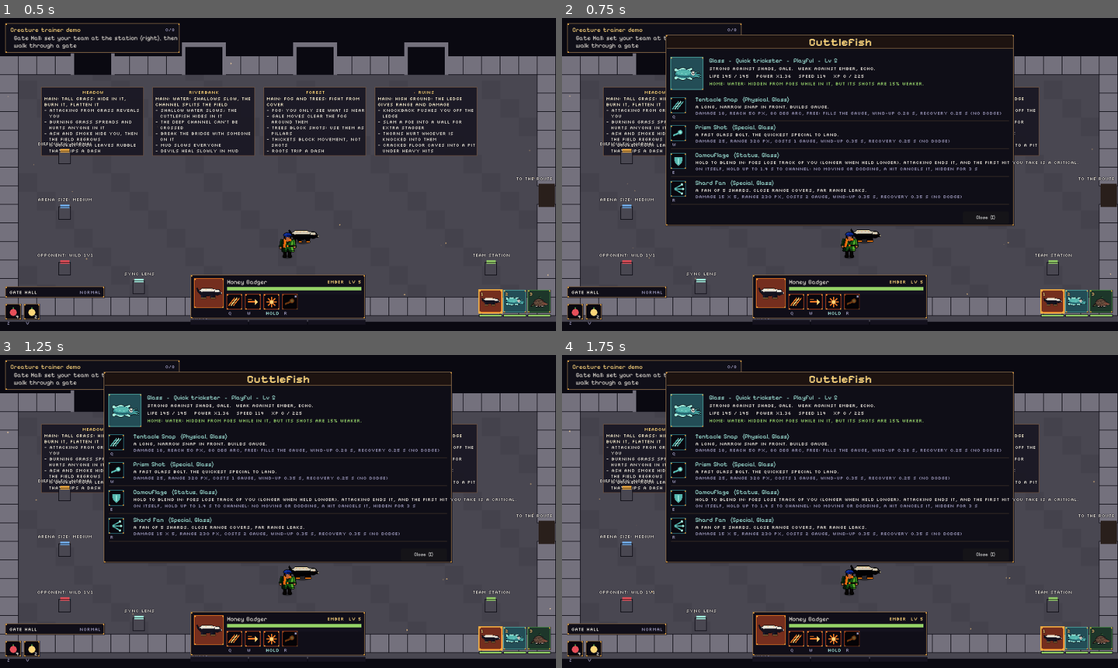
Above: before the commit, frames 1-4 (two rows, left to right).
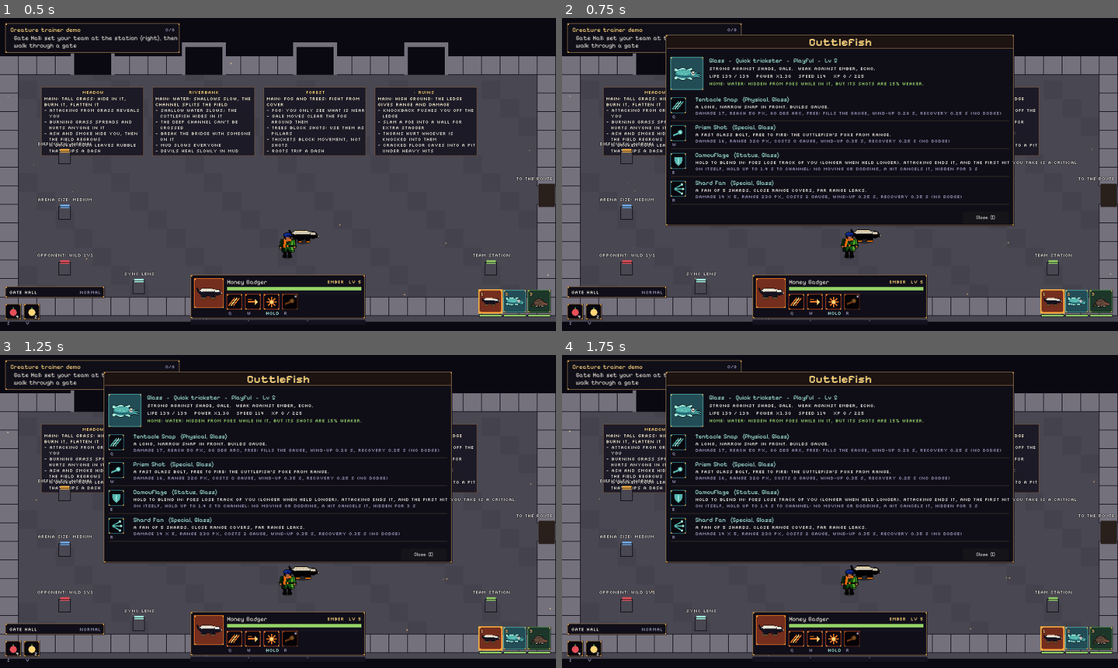
Above: after the commit, the same moments.

Repository: qmkDuran/my-own-art
Game: Godot game, scene res://scenes/tamer.tscn
Same seed, same stepped clock (60 frames per second), same inputs: the game is played once before the commit and once after it.
Inputs (mouse positions are in pixels of both pictures, inside the frame that each line leads up to):
- Up to frame 1 (0.5 s): no input
- Up to frame 2 (0.75 s): tap Enter at 0.5 s; drag from (1079, 309) to (895, 105) at 0.52 s
- Up to frame 3 (1.25 s): no input
- Up to frame 4 (1.75 s): tap Space (dash) at 1.25 s; drag from (728, 527) to (812, 574) at 1.27 s

Frame 1 is identical in both runs. In frame 2, 0.2% of the frame differs, in the area x 28-60%, y 18-58%; in frame 3, 0.2%; in frame 4, 0.2%.

Commit message:
Balance tune with the bot; crisp arena camera
Data-only tuning toward the targets (Normal 40-60% per creature): brawlers
(badger, devil) toned down, the wolf and kiters raised; the aye-aye and
cuttlefish get a free ranged poke so kiting works; the aye-aye uses its finger
lunge to build gauge; flankers circle wide enough to dash and come back
sooner; Harden and Camouflage trimmed; Hard tier decides faster and wastes
less time baiting. An element advantage no longer fills stagger faster (x1.3
damage stays). The AI no longer freezes for its reaction time when you wind
up (only its dodge waits), which had let brawlers stun-lock everyone.

The balance run is now parallel (tools/tamer_balance.sh, four shards, every
ordered pair in every arena, N rounds) with tools/balance_report.py writing
before/after tables and the outliers into TAMER_NOTES.md. Arenas are 22x11
and 27x13 so both fit at a whole-pixel zoom, snapped to the window's pixel
scale.

Co-Authored-By: Claude Opus 5.5 <noreply@anthropic.com>
Claude-Session: https://claude.ai/code/session_01YABBJVPWvaqtn34m5VQVCp

Diff:
--- a/game/data/tamer/arenas.json
+++ b/game/data/tamer/arenas.json
@@ -451,12 +451,12 @@
  },
  "sizes": {
   "medium": [
-   24,
-   12
+   22,
+   11
   ],
   "large": [
-   32,
-   16
+   27,
+   13
   ]
  }
 }
--- a/game/data/tamer/effects.json
+++ b/game/data/tamer/effects.json
@@ -2,12 +2,67 @@
  "_doc": "Buffs (on yourself) and debuffs (on the foe) from status moves. Every one has a cost (tit for tat; BATTLE_IDE …(420 unchanged characters)…
  "hit_drain": 1.0,
  "effects": {
-  "weakened": {"name": "Weakened", "kind": "debuff", "time": 6.0, "dealt": -0.3, "color": "rose", "icon": "slash"},
-  "rattled": {"name": "Rattled", "kind": "debuff", "time": 6.0, "taken": 0.3, "color": "violet_lt", "icon": "burst"},
-  "hardened": {"name": "Hardened", "kind": "buff", "time": 5.0, "taken": -0.5, "speed_flat": 0.5, "no_dodge": true, "color": "leaf_lt", "icon": "shield"},
-  "sprint": {"name": "Sprint", "kind": "buff", "time": 4.0, "speed": 0.6, "then": "lethargy", "color": "bone", "icon": "dash"},
-  "lethargy": {"name": "Lethargy", "kind": "debuff", "time": 4.0, "speed_flat": 0.7, "color": "mist", "icon": "spin"},
-  "berserk": {"name": "Berserk", "kind": "buff", "time": 6.0, "dealt": 0.5, "taken": 0.5, "color": "blood", "icon": "star"},
-  "hidden": {"name": "Hidden", "kind": "buff", "time": 3.0, "time_extra": 3.0, "hidden": true, "crit_first": true, "color": "glint", "icon": "shield"}
+  "weakened": {
+   "name": "Weakened",
+   "kind": "debuff",
+   "time": 6.0,
+   "dealt": -0.3,
+   "color": "rose",
+   "icon": "slash"
+  },
+  "rattled": {
+   "name": "Rattled",
+   "kind": "debuff",
+   "time": 6.0,
+   "taken": 0.3,
+   "color": "violet_lt",
+   "icon": "burst"
+  },
+  "hardened": {
+   "name": "Hardened",
+   "kind": "buff",
+   "time": 5.0,
+   "taken": -0.4,
+   "speed_flat": 0.5,
+   "no_dodge": true,
+   "color": "leaf_lt",
+   "icon": "shield"
+  },
+  "sprint": {
+   "name": "Sprint",
+   "kind": "buff",
+   "time": 4.0,
+   "speed": 0.6,
+   "then": "lethargy",
+   "color": "bone",
+   "icon": "dash"
+  },
+  "lethargy": {
+   "name": "Lethargy",
+   "kind": "debuff",
+   "time": 4.0,
+   "speed_flat": 0.7,
+   "color": "mist",
+   "icon": "spin"
+  },
+  "berserk": {
+   "name": "Berserk",
+   "kind": "buff",
+   "time": 6.0,
+   "dealt": 0.5,
+   "taken": 0.5,
+   "color": "blood",
+   "icon": "star"
+  },
+  "hidden": {
+   "name": "Hidden",
+   "kind": "buff",
+   "time": 3.0,
+   "time_extra": 1.5,
+   "hidden": true,
+   "crit_first": true,
+   "color": "glint",
+   "icon": "shield"
+  }
  }
 }
--- a/game/data/tamer/moves.json
+++ b/game/data/tamer/moves.json
@@ -1,5 +1,5 @@
 {
- "_doc": "Creature moves. type: physical (close, builds gauge), special (a skillshot that costs `cost` gauge segments; it travels and can miss), status (HOLD …(514 unchanged characters)…
+ "_doc": "Creature moves. type: physical (close, builds gauge), special (a skillshot that costs `cost` gauge segments, or nothing for a ranged creature's poke; it travels and can miss), status (HOLD …(514 unchanged characters)…
  "moves": {
   "badger_bite": {
    "name": "Bite",
@@ -17,7 +17,7 @@
    "name": "Claw Rush",
    "type": "physical",
    "kind": "strike",
-   "damage": 15,
+   "damage": 13,
    "range": 44,
    "arc": 140,
    "knock": 10,
@@ -32,7 +32,7 @@
    "name": "Ember Pounce",
    "type": "physical",
    "kind": "lunge",
-   "damage": 22,
+   "damage": 18,
    "range": 170,
    "time": 0.26,
    "radius": 44,
@@ -162,10 +162,10 @@
    "name": "Prism Shot",
    "type": "special",
    "kind": "bolt",
-   "cost": 1,
-   "damage": 18,
+   "cost": 0,
+   "damage": 12,
    "range": 320,
-   "speed": 340,
+   "speed": 320,
    "count": 1,
    "spread": 0,
    "size": 1.2,
@@ -173,7 +173,7 @@
    "recovery": 0.25,
    "stagger": 1.2,
    "icon": "bolt",
-   "desc": "A fast glass bolt. The quickest special to land."
+   "desc": "A fast glass bolt, free to fire: the cuttlefish's poke from range."
   },
   "camouflage": {
    "name": "Camouflage",
@@ -272,7 +272,7 @@
    "name": "Tail Swipe",
    "type": "physical",
    "kind": "strike",
-   "damage": 14,
+   "damage": 12,
    "range": 50,
    "arc": 200,
    "knock": 18,
@@ -309,7 +309,7 @@
    "target": "self",
    "channel": 1.4,
    "icon": "shield",
-   "desc": "Hold to harden: takes up to half damage. Slow and unable to dodge while hardened.",
+   "desc": "Hold to harden: takes up to 40% less damage. Slow and unable to dodge while hardened.",
    "cost": 0
   },
   "vine_wall": {
@@ -379,7 +379,7 @@
    "name": "Gust Bite",
    "type": "physical",
    "kind": "strike",
-   "damage": 14,
+   "damage": 16,
    "range": 46,
    "arc": 110,
    "knock": 14,
@@ -394,7 +394,7 @@
    "name": "Wind Dash",
    "type": "physical",
    "kind": "lunge",
-   "damage": 16,
+   "damage": 24,
    "range": 220,
    "time": 0.22,
    "radius": 32,
@@ -491,10 +491,10 @@
    "name": "Echo Tap",
    "type": "special",
    "kind": "bolt",
-   "cost": 1,
-   "damage": 12,
-   "range": 280,
-   "speed": 280,
+   "cost": 0,
+   "damage": 11,
+   "range": 310,
+   "speed": 340,
    "count": 2,
    "spread": 10,
    "size": 1.0,
@@ -502,7 +502,7 @@
    "recovery": 0.25,
    "stagger": 1.2,
    "icon": "bolt",
-   "desc": "Two echo bolts toward the cursor."
+   "desc": "Two quick echo bolts toward the cursor. Free: the aye-aye's poke from range."
   },
   "screech": {
    "name": "Screech",
--- a/game/data/tamer/species.json
+++ b/game/data/tamer/species.json
@@ -7,8 +7,8 @@
    "role": "Brave fighter",
    "nature": "brave",
    "stats": {
-    "life": 150,
-    "power": 1.25,
+    "life": 145,
+    "power": 0.95,
     "speed": 98,
     "radius": 11
    },
@@ -106,8 +106,8 @@
    "role": "Quick trickster",
    "nature": "playful",
    "stats": {
-    "life": 110,
-    "power": 1.1,
+    "life": 105,
+    "power": 1.05,
     "speed": 114,
     "radius": 10
    },
@@ -199,7 +199,7 @@
    "role": "Sturdy protector",
    "nature": "shy",
    "stats": {
-    "life": 195,
+    "life": 165,
     "power": 1.0,
     "speed": 88,
     "radius": 12
@@ -283,9 +283,9 @@
    "role": "Swift striker",
    "nature": "proud",
    "stats": {
-    "life": 110,
-    "power": 1.05,
-    "speed": 110,
+    "life": 165,
+    "power": 1.45,
+    "speed": 126,
     "radius": 11
    },
    "anim_fps": 9,
@@ -311,13 +311,19 @@
       "move": "wind_dash",
       "opening": 0.7,
       "reach": 220,
-      "min": 90
+      "min": 60
      },
      {
       "move": "gale_shot",
       "opening": 0.5,
       "reach": 280,
       "min": 120
+     },
+     {
+      "move": "sprint",
+      "opening": 0.2,
+      "reach": 400,
+      "min": 150
      }
     ]
    },
@@ -364,9 +370,9 @@
    "role": "Eerie caster",
    "nature": "shy",
    "stats": {
-    "life": 90,
-    "power": 1.0,
-    "speed": 91,
+    "life": 115,
+    "power": 1.1,
+    "speed": 104,
     "radius": 10
    },
    "anim_fps": 7,
@@ -389,9 +395,15 @@
       "min": 0
      },
      {
+      "move": "ghost_finger",
+      "opening": 0.5,
+      "reach": 150,
+      "min": 60
+     },
+     {
       "move": "echo_tap",
       "opening": 0.3,
-      "reach": 260,
+      "reach": 300,
       "min": 100
      },
      {
@@ -444,8 +456,8 @@
    "role": "Ferocious brawler",
    "nature": "proud",
    "stats": {
-    "life": 140,
-    "power": 1.1,
+    "life": 150,
+    "power": 1.18,
     "speed": 94,
     "radius": 11
    },
--- a/game/data/tamer/styles.json
+++ b/game/data/tamer/styles.json
@@ -11,8 +11,8 @@
   "guard_below": 0.5
  },
  "flanker": {
-  "flank": 80,
+  "flank": 110,
   "retreat": 140,
-  "retreat_time": 1.0
+  "retreat_time": 0.7
  }
 }
--- a/game/data/tamer/tamer.json
+++ b/game/data/tamer/tamer.json
@@ -231,7 +231,6 @@
   "channel_min": 0.25,
   "stagger": {
    "max_per_life": 0.6,
-   "advantage_mult": 2.0,
    "time": 3.0,
    "damage_taken": 1.5,
    "decay": 10.0,
@@ -357,10 +356,10 @@
    "deny": 0.3
   },
   "hard": {
-   "react": 0.15,
-   "dodge": 0.75,
+   "react": 0.1,
+   "dodge": 0.9,
    "lead": 1.0,
-   "cover": 0.6,
+   "cover": 0.4,
    "grass": 0.5,
    "swap_below": 0.35,
    "counter_swap": true,
@@ -368,9 +367,9 @@
    "status": 0.45,
    "channel": 1.0,
    "high_ground": 0.6,
-   "pace": 0.45,
-   "bait": 0.5,
-   "push": 0.6,
+   "pace": 0.3,
+   "bait": 0.3,
+   "push": 0.4,
    "deny": 0.9
   }
  },
@@ -485,13 +484,13 @@
   ]
  },
  "arena_view": {
-  "_doc": "Creatures render (and their bodies are) `creature_scale` times bigger in arenas. The camera fits the arena plus `margin` px; `hud` px at the bottom stay clear for the cards.",
+  "_doc": "Creatures render (and their bodies are) `creature_scale` times bigger in arenas. The camera fits the arena plus `margin` px, with `hud` px at the bottom clear for the cards, snapped down to a crisp zoom (whole screen pixels per world pixel). The arena sizes (arenas.json) are chosen so both fit at zoom 1.",
   "creature_scale": 1.5,
   "margin": [
-   70,
-   30
+   40,
+   6
   ],
-  "hud": 110
+  "hud": 100
  },
  "alpha": {
   "_doc": "Rare bigger wild creatures: drawn and built `scale` times bigger with a glow, more life and power, their signature move as an extra attack (`attack`: its tell), and better rewards (`rewards` x XP and materials). One waits on the route; the Gate Hall's switch can send one.",
--- a/game/scripts/tamer/area_switch.gd
+++ b/game/scripts/tamer/area_switch.gd
@@ -40,13 +40,15 @@
 	_fit(a.layout.rect_px())
 
 
-## Zoom so the arena and the trainers beside it fit above the cards; the view centre sits that much lower.
+## Zoom so the arena and the trainers beside it fit above the cards, snapped down to a crisp scale (a whole number of
+## screen pixels per world pixel: steps of one over the window's pixel scale); the view centre sits that much lower.
 func _fit(r: Rect2) -> void:
 	var V: Dictionary = TamerData.rule("arena_view")
 	var vp: Vector2 = g.get_viewport().get_visible_rect().size
 	var room := Vector2(vp.x, vp.y - float(V["hud"]))
 	var need: Vector2 = r.size + Vector2(float(V["margin"][0]), float(V["margin"][1])) * 2.0
-	var z: float = minf(room.x / need.x, room.y / need.y)
+	var step: float = 1.0 / maxf(1.0, roundf(g.get_viewport().get_final_transform().get_scale().x))
+	var z: float = maxf(step, floorf(minf(room.x / need.x, room.y / need.y) / step) * step)
 	g.camera.zoom = Vector2.ONE * z
 	g.view_shift = Vector2(0, float(V["hud"]) * 0.5 / z)
 
--- a/game/scripts/tamer/brains/foe_tactics.gd
+++ b/game/scripts/tamer/brains/foe_tactics.gd
@@ -18,7 +18,6 @@
 const HAZARDS: Array[int] = [ArenaLayout.F.WALL, ArenaLayout.F.ROCK, ArenaLayout.F.TREE, ArenaLayout.F.THORNS, ArenaLayout.F.PIT]
 
 var b: FoeBrain
-var _react: float = 0.0
 var _plan: Vector2 = Vector2.INF        ## a spot it is heading for (cover or grass)
 var _plan_t: float = 0.0
 var _seen_commit: bool = false
@@ -37,12 +36,9 @@
 
 ## A movement that overrides its style this frame, or Vector2.INF.
 func think(target: Creature, delta: float) -> Vector2:
-	_react -= delta
 	_plan_t -= delta
 	_baiting -= delta
 	if _dodge_windup(target):
-		return Vector2.ZERO
-	if _react > 0.0:
 		return Vector2.ZERO
 	if _plan != Vector2.INF and _plan_t > 0.0:
 		var dir: Vector2 = b.c.steer_to(_plan, delta)
@@ -64,7 +60,6 @@
 	var winding: bool = target.commit_t > 0.0
 	if winding and not _seen_commit:
 		_seen_commit = true
-		_react = float(T()["react"])
 		var baited: bool = _baiting > 0.0
 		if baited:
 			baits_dodged += 1
--- a/game/scripts/tamer/creature_combat.gd
+++ b/game/scripts/tamer/creature_combat.gd
@@ -4,7 +4,7 @@
 ## strong against the target's, never a penalty) x buffs and debuffs x the ground (home terrain, high ground), those
 ## three together capped at +40% (tamer.json "combat.bonus_cap"), x the combo step x a staggered target's weakness x
 ## a little spread. Physical hits fill the gauge (yours, or the
-## opponent's own); every hit fills the target's stagger bar (an advantage fills it faster). Then the weight of the
+## opponent's own); every hit fills the target's stagger bar. Then the weight of the
 ## hit: Lanternfall's impact, hit-stop and shake in the element's colours, the number, and "Strong hit!".
 
 const SPREAD: float = 0.1
@@ -33,7 +33,7 @@
 	if advantage:
 		_strong_word(tc)
 	var was_staggered: bool = tc.stagger.is_staggered()
-	_gauge_and_stagger(user, tc, m, dmg, advantage)
+	_gauge_and_stagger(user, tc, m, dmg)
 	if tc.stagger.is_staggered() and not was_staggered and user.side == Combatant.SIDE_TEAM:
 		TamerGame.current.guide.done("stagger")
 		TrainerShout.moment("staggered")
@@ -59,15 +59,12 @@
 
 
 ## Physical hits fill the hitter's gauge (more on a staggered target); every hit fills the target's stagger bar.
-static func _gauge_and_stagger(user: Creature, tc: Creature, m: Dictionary, dmg: float, advantage: bool) -> void:
+static func _gauge_and_stagger(user: Creature, tc: Creature, m: Dictionary, dmg: float) -> void:
 	var G: Dictionary = TamerData.rule("combat.gauge")
 	if String(m.get("type", "physical")) == "physical":
 		var fill: float = float(G["per_physical_hit"]) * (float(G["on_staggered_mult"]) if tc.stagger.is_staggered() else 1.0)
 		user.add_gauge(fill)
-	var k: float = float(m.get("stagger", 1.0))
-	if advantage:
-		k *= float(TamerData.rule("combat.stagger.advantage_mult"))
-	tc.stagger.add(dmg * k)
+	tc.stagger.add(dmg * float(m.get("stagger", 1.0)))
 
 
 static func _feedback(target: Creature, dmg: float, share: float, el: String, dir: Vector2, big: bool) -> void:
--- a/game/scripts/tamer/stagger_bar.gd
+++ b/game/scripts/tamer/stagger_bar.gd
@@ -1,6 +1,6 @@
 class_name StaggerBar
 extends RefCounted
-## A creature's stagger: hits fill it (an element advantage much faster); when it fills the creature is STAGGERED for
+## A creature's stagger: hits fill it; when it fills the creature is STAGGERED for
 ## a few seconds: it reels (stunned), takes more damage, and your gauge fills faster on it. It drains when the
 ## creature is left alone for a moment.
 
--- a/game/tests/tamer_balance.gd
+++ b/game/tests/tamer_balance.gd
@@ -1,22 +1,16 @@
 extends Node
-## --tamer-balance: every creature x arena x difficulty, fought headless by a bot (your side played by the AI at
-## Normal) against the AI at that tier, both level 10, one creature each, at most FIGHT_TIME seconds. The opponent
-## rotates through the other five species, so element matchups even out over a creature's twelve fights. Writes a
-## table (win rate, average time, average life left) into TAMER_NOTES.md between the balance markers and flags
-## outliers. Prints BALANCE DONE.
+## --tamer-balance: headless fights for tuning. Your creature is played by the AI at Normal (the bot) against a wild
+## opponent at a tier, both level 10, one creature each, at most FIGHT_TIME seconds. Every ordered pair of the six
+## species fights in every arena at every tier in --tiers (default normal,hard). --shard=K/N runs every Nth fight
+## (tools/tamer_balance.sh runs shards in parallel and tools/balance_report.py turns the rows into tables);
+## --kinds=a,b plays only those species on your side; --rounds=N plays every fight N times. Prints
+## one "BALANCE_ROW {json}" line per fight, then BALANCE DONE.
 
 const LEVEL: int = 10
 const FIGHT_TIME: float = 40.0
 const BOT_TIER: String = "normal"
-const TIERS: Array[String] = ["easy", "normal", "hard"]
-const START := "<!-- balance:start -->"
-const END := "<!-- balance:end -->"
-const HIGH: float = 0.8                 ## a creature winning more than this at Normal is an outlier
-const LOW: float = 0.2
-const SLOW: float = 30.0                ## an arena whose fights average longer than this is an outlier
 
 var g: TamerGame
-var rows: Array = []                    ## [species, arena, tier, result, time, life left]
 
 
 func _ready() -> void:
@@ -37,30 +31,50 @@
 	return t
 
 
+func _arg(name: String, fallback: String) -> String:
+	for a: String in OS.get_cmdline_user_args():
+		if a.begins_with("--" + name + "="):
+			return a.substr(name.length() + 3)
+	return fallback
+
+
+## Every fight this shard plays: [your kind, foe kind, arena, tier].
+func _plan() -> Array:
+	var shard: PackedStringArray = _arg("shard", "0/1").split("/")
+	var k: int = int(shard[0])
+	var n: int = int(shard[1])
+	var out: Array = []
+	var i: int = 0
+	var only: String = _arg("kinds", "")
+	for tier: String in _arg("tiers", "normal,hard").split(","):
+		for arena: String in TamerData.arenas["arenas"]:
+			for a: String in TamerData.species_all["species"]:
+				for b: String in TamerData.species_all["species"]:
+					if a != b and (only == "" or only.split(",").has(a)):
+						for r: int in int(_arg("rounds", "1")):
+							if i % n == k:
+								out.append([a, b, arena, tier])
+							i += 1
+	return out
+
+
 func _run() -> void:
 	if get_tree().current_scene == null or not get_tree().current_scene is TamerGame:
 		get_tree().change_scene_to_file("res://scenes/tamer.tscn")
 	await _frames(20)
 	g = TamerGame.current
 	await _until(func() -> bool: return not g.transition.busy, 5.0)
-	var kinds: Array = TamerData.species_all["species"].keys()
-	var arenas: Array = TamerData.arenas["arenas"].keys()
-	for i: int in kinds.size():
-		for a: int in arenas.size():
-			for t: int in TIERS.size():
-				var other: int = (i + 1 + (a * TIERS.size() + t) % (kinds.size() - 1)) % kinds.size()
-				await _fight(String(kinds[i]), String(kinds[other]), String(arenas[a]), TIERS[t])
-	_write()
-	print("BALANCE DONE (%d fights)" % rows.size())
+	var plan: Array = _plan()
+	for f: Array in plan:
+		await _fight(String(f[0]), String(f[1]), String(f[2]), String(f[3]))
+	print("BALANCE DONE (%d fights)" % plan.size())
 	get_tree().quit(0)
 
 
-## One fight: your `kind` (played by the bot) against a wild `foe_kind` at `tier`.
 func _fight(kind: String, foe_kind: String, arena: String, tier: String) -> void:
 	g.hud.station.choose([kind], LEVEL)
 	g.team.rest()
-	var rec := CreatureRecord.make(foe_kind, LEVEL, true)
-	g.battle.start_wild(rec, arena, tier)
+	g.battle.start_wild(CreatureRecord.make(foe_kind, LEVEL, true), arena, tier)
 	await _until(func() -> bool: return g.battle.foe != null and not g.transition.busy, 5.0)
 	var foe: Creature = g.battle.foe
 	foe.catchable = false                                   # a fight to the end: no weakened stop
@@ -68,62 +82,12 @@
 	var t: float = await _until(func() -> bool: return not g.battle.on or not is_instance_valid(foe) or foe.fainted_now, FIGHT_TIME)
 	var won: bool = not is_instance_valid(foe) or foe.fainted_now
 	var lost: bool = not won and not g.battle.on
-	var life: float = g.team.members[0].life_frac() if not lost else 0.0
-	rows.append([kind, arena, tier, "win" if won else ("loss" if lost else "draw"), t, life])
-	print("BALANCE %s vs %s, %s, %s: %s in %.0f s, %d%% life left" % [kind, foe_kind, arena, tier, rows[-1][3], t, roundi(life * 100.0)])
+	var row: Dictionary = {"you": kind, "foe": foe_kind, "arena": arena, "tier": tier, "time": snappedf(t, 0.1),
+		"result": "win" if won else ("loss" if lost else "draw"),
+		"you_life": snappedf(g.team.members[0].life_frac() if not lost else 0.0, 0.01),
+		"foe_life": snappedf(0.0 if won else foe.rec.life_frac(), 0.01)}
+	print("BALANCE_ROW " + JSON.stringify(row))
 	if g.battle.on:
 		g.battle.end(won)
 	await _until(func() -> bool: return not g.battle.on and not g.transition.busy and g.battle.arena == null, 5.0)
 	await _frames(3)
-
-
-func _stats(filter: Callable) -> Array:
-	var n: int = 0
-	var wins: int = 0
-	var time: float = 0.0
-	var life: float = 0.0
-	for r: Array in rows:
-		if filter.call(r):
-			n += 1
-			wins += 1 if r[3] == "win" else 0
-			time += float(r[4])
-			life += float(r[5])
-	return [n, float(wins) / maxf(n, 1), time / maxf(n, 1), life / maxf(n, 1)]
-
-
-func _cell(st: Array) -> String:
-	return "%d%% / %.0f s / %d%%" % [roundi(float(st[1]) * 100.0), float(st[2]), roundi(float(st[3]) * 100.0)]
-
-
-func _write() -> void:
-	var out: PackedStringArray = [START, "", "Bot (your side, AI at Normal) vs the AI at each tier, level %d, 1v1, %d s cap, every arena, opponents rotating through the other species." % [LEVEL, int(FIGHT_TIME)],
-		"Cells: win rate / average time / average life left.", "", "| Creature | Easy | Normal | Hard |", "|---|---|---|---|"]
-	var flags: PackedStringArray = []
-	for kind: String in TamerData.species_all["species"]:
-		var cells: PackedStringArray = []
-		for tier: String in TIERS:
-			cells.append(_cell(_stats(func(r: Array) -> bool: return r[0] == kind and r[2] == tier)))
-		out.append("| %s | %s |" % [TamerData.species(kind)["name"], " | ".join(cells)])
-		var normal: Array = _stats(func(r: Array) -> bool: return r[0] == kind and r[2] == "normal")
-		if float(normal[1]) > HIGH or float(normal[1]) < LOW:
-			flags.append("%s wins %d%% at Normal" % [TamerData.species(kind)["name"], roundi(float(normal[1]) * 100.0)])
-	out.append_array(["", "| Arena | Easy | Normal | Hard |", "|---|---|---|---|"])
-	for arena: String in TamerData.arenas["arenas"]:
-		var cells: PackedStringArray = []
-		for tier: String in TIERS:
-			cells.append(_cell(_stats(func(r: Array) -> bool: return r[1] == arena and r[2] == tier)))
-		out.append("| %s | %s |" % [arena.capitalize(), " | ".join(cells)])
-		var all: Array = _stats(func(r: Array) -> bool: return r[1] == arena)
-		if float(all[2]) > SLOW:
-			flags.append("%s fights average %.0f s" % [arena.capitalize(), float(all[2])])
-	out.append("")
-	out.append("Outliers: " + ("none" if flags.is_empty() else "; ".join(flags)) + ".")
-	out.append_array(["", END])
-	var path: String = ProjectSettings.globalize_path("res://") + "../TAMER_NOTES.md"
-	var text: String = FileAccess.get_file_as_string(path)
-	var a: int = text.find(START)
-	var b: int = text.find(END)
-	text = (text.substr(0, a) + "\n".join(out) + text.substr(b + END.length())) if a >= 0 and b > a else text + "\n## Balance (tools: --tamer-balance)\n" + "\n".join(out) + "\n"
-	var f := FileAccess.open(path, FileAccess.WRITE)
-	f.store_string(text)
-	print("\n".join(out))
--- a/game/tests/tamer_smoke_world.gd
+++ b/game/tests/tamer_smoke_world.gd
@@ -231,6 +231,9 @@
 func _bait() -> void:
 	var foe: Creature = await smoke.wild("maned_wolf", "meadow", "hard")
 	var b := foe.brain as FoeBrain
+	foe.brain = null                                      # only the bait decision runs, nothing else in its way
+	foe.cancel_channel()
+	await smoke.until(func() -> bool: return foe.commit_t <= 0.0 and foe.busy_t <= 0.0 and foe.dodge_cd <= 0.0, 3.0)
 	b.tactics.bait(g.field.partner)
 	g.field.partner.commit_t = 0.5
 	b.tactics.think(g.field.partner, 0.016)
Not shown, changed: PLAY.md
Not shown, changed: TAMER_NOTES.md
Not shown, changed: VISION.md
Not shown, added: tools/tamer_balance.sh
